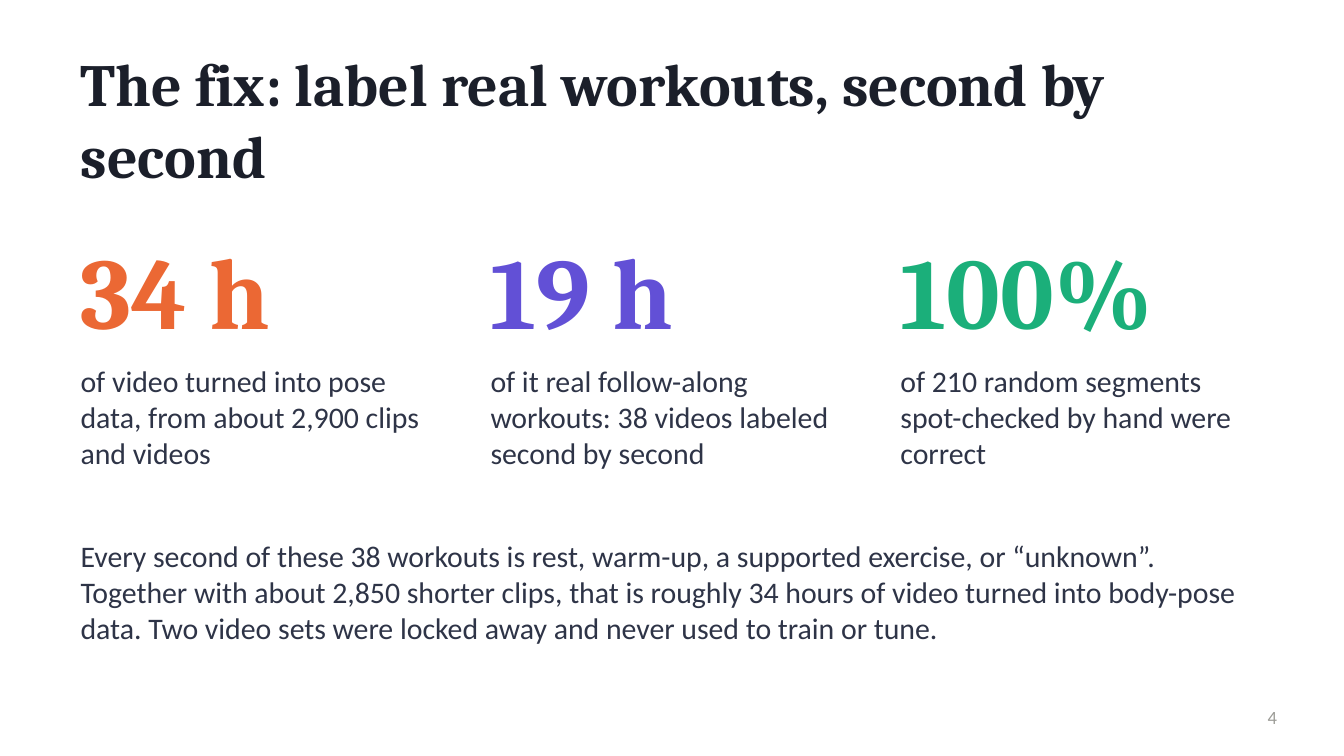
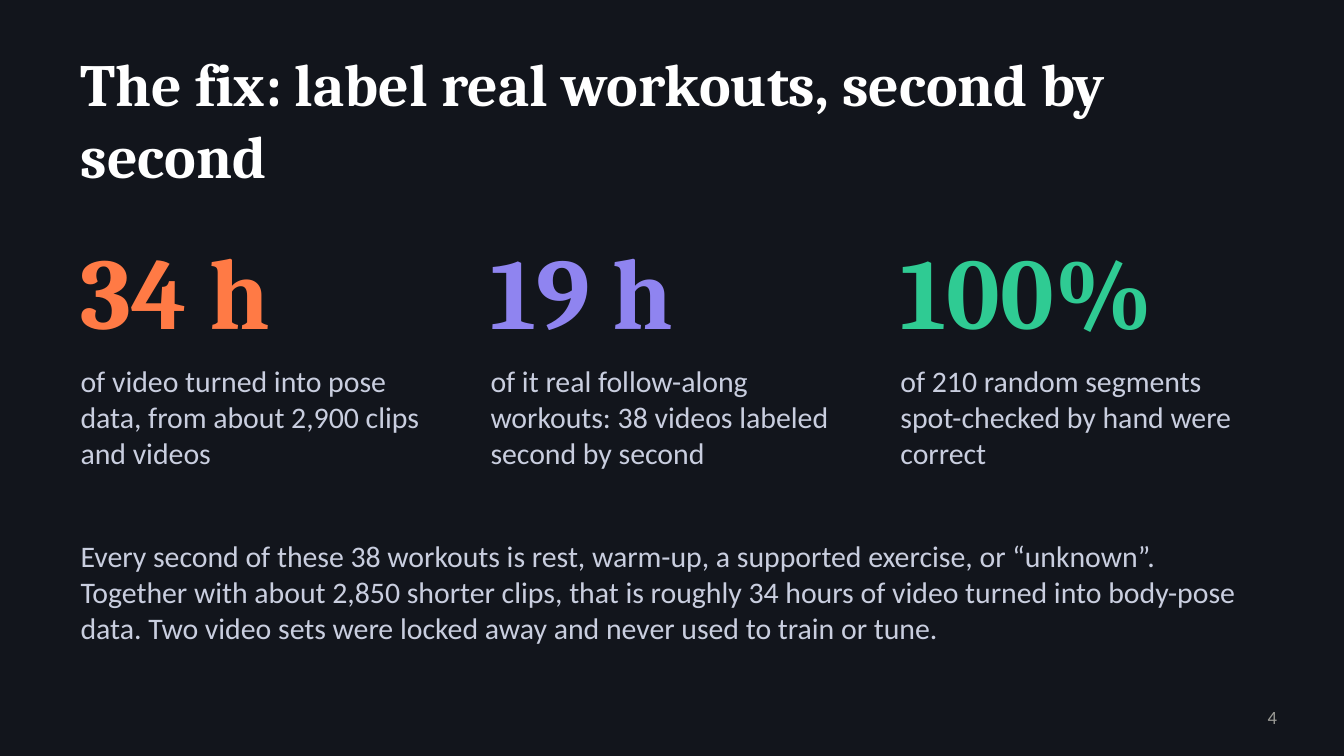
Before and after one commit to bariscelikk1/cALorie, a slide deck: slide 4 of ml/artifacts/final_model_v2/cALorie_final_presentation.pptx. Drawn at 1344x756 pixels with LibreOffice and Linux fonts; fonts in the diff are those of the drawing. Boxes give left, top, right and bottom in pixels: in the first picture for what was removed or moved away, otherwise in the second. Text is boxed around its words. In the diff, an @@ line names an element or a change of style, - is before the commit and + after.

Commit message:
Web page redesign (dark, long-video friendly, run script) and darker slide deck

```diff
--- a/ml/artifacts/final_model_v2/cALorie_final_presentation.pptx
+++ b/ml/artifacts/final_model_v2/cALorie_final_presentation.pptx
@@ background #FFFFFF to #12151C @@
@@ title "The fix: label real workouts, ..." at <box>81,63,1105,179</box>: text colour #1B1F2A to #FFFFFF @@
@@ text "34 h" at <box>81,258,270,330</box>: text colour #EB6834 to #FF7A45 @@
@@ text "19 h" at <box>491,259,673,330</box>: text colour #6250D6 to #8F84F0 @@
@@ text "100%" at <box>900,260,1152,332</box>: text colour #1BAF7A to #2FCB93 @@
@@ text colour #2E3447 to #C9CEDF in 4 elements at <box>81,371,419,464</box>, <box>491,371,828,469</box>, <box>900,371,1232,464</box>, <box>81,545,1235,644</box> @@
```
Also in this commit, not shown: 9 other slides changed, 7 other files.
